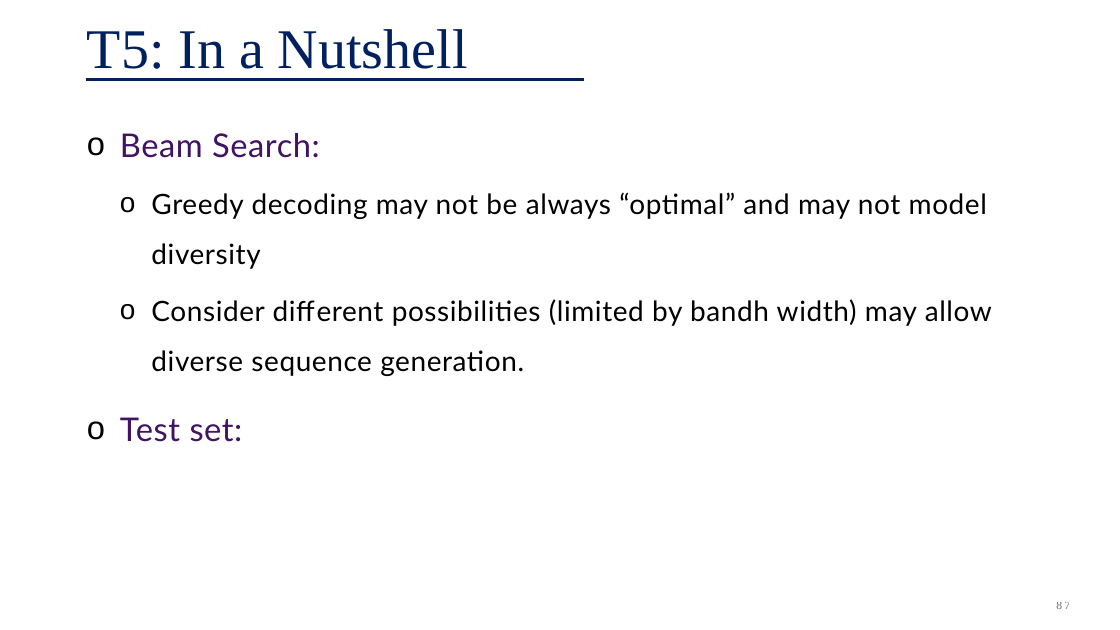
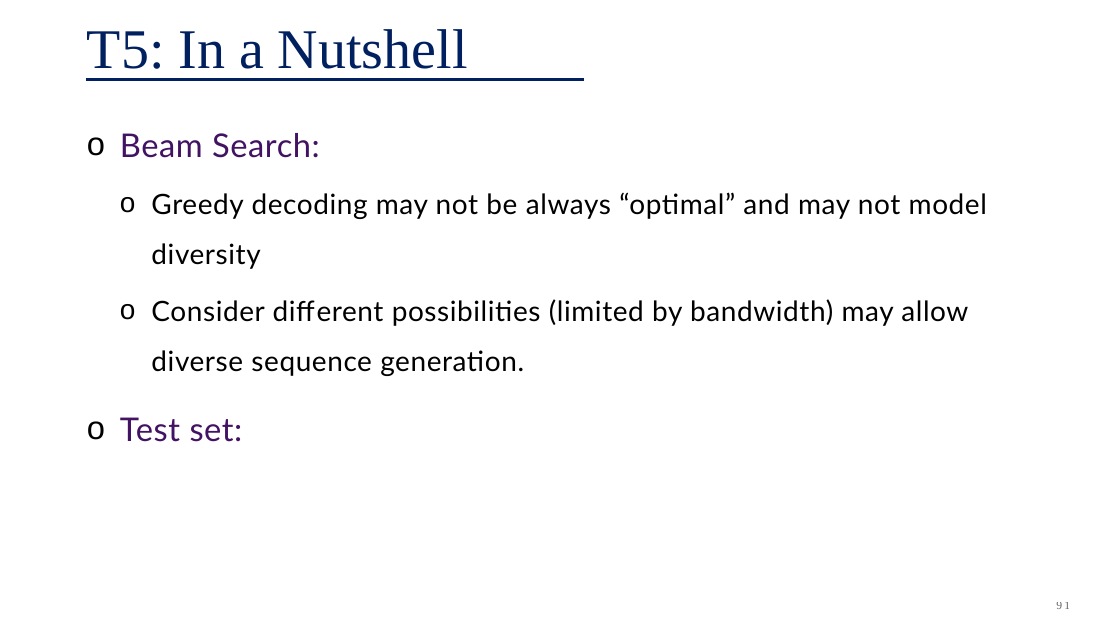
Before and after one commit to plaban/fllm-aut25, a slide deck: slide 91 of assets/class_notes/04b. LLM-Architectures.pptx (slide 87 before the commit). Drawn at 1120x630 pixels with LibreOffice and Linux fonts; fonts in the diff are those of the drawing. Boxes give left, top, right and bottom in pixels: in the first picture for what was removed or moved away, otherwise in the second. Text is boxed around its words. In the diff, an @@ line names an element or a change of style, - is before the commit and + after.

```diff
--- a/assets/class_notes/04b. LLM-Architectures.pptx
+++ b/assets/class_notes/04b. LLM-Architectures.pptx
@@ text at [151, 299, 968, 376]: text changed @@
-  o Consider different possibilities (limited by bandh width) may allow diverse sequence generation.
+  o Consider different possibilities (limited by bandwidth) may allow diverse sequence generation.
@@ page number at [1056, 602, 1070, 609]: text changed @@
-87
+91
```
Also in this commit, not shown: 9 other slides changed, 4 slides added, 1 slide removed, 2 other files.
